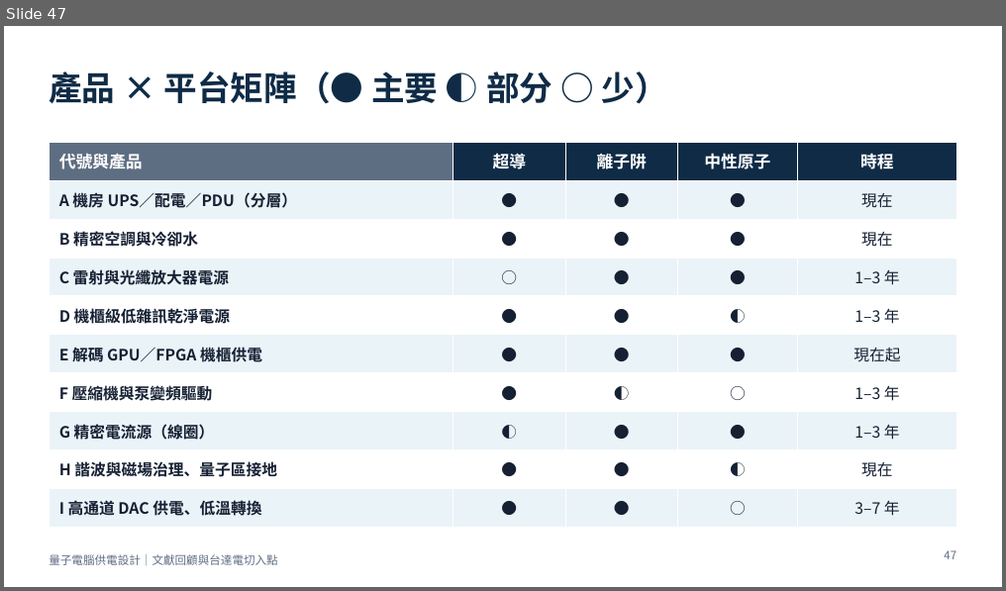
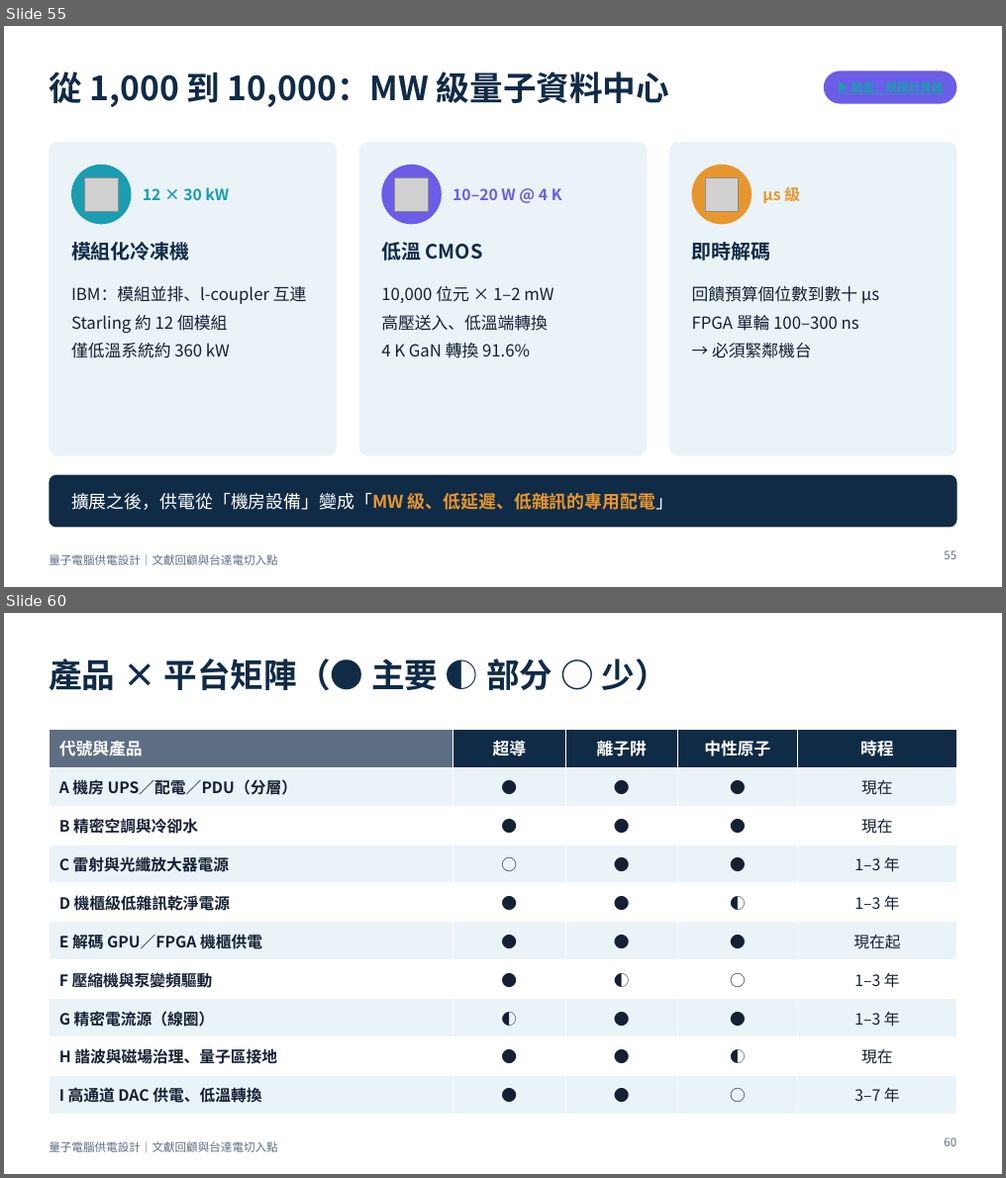
Before and after one commit to pcpcchen-coder/QuantumComputing, a slide deck: slides/output/qc-power-supply-delta.pptx. Shown one above the other, each under a label of ours: slide 47 before the commit, slides 55 and 60 after it; the slides between them are not shown. The pictures are 1006x591 and 1006x1178 pixels, drawn with LibreOffice and Linux fonts; fonts in the diff are those of the drawing; grey boxes stand for pictures. Boxes give left, top, right and bottom in pixels: in the first picture for what was removed or moved away, otherwise in the second. Text is boxed around its words. In the diff, an @@ line names an element or a change of style, - is before the commit and + after.

```diff
--- a/slides/output/qc-power-supply-delta.pptx
+++ b/slides/output/qc-power-supply-delta.pptx
@@ slide 55 added at [4, 26, 1002, 587], background #FFFFFF; not listed: 1 template element that a slide beside it also shows @@
@@ title added at [49, 72, 669, 107], 32 pt, text #0F2B46, bold @@
+從 1,000 到 10,000：MW 級量子資料中心
@@ rounded rectangle added at [824, 71, 957, 104], fill #6C5CE7 @@
@@ rounded rectangle added at [49, 142, 337, 457], fill #EAF3F8 @@
@@ rounded rectangle added at [358, 142, 647, 457], fill #EAF3F8 @@
@@ rounded rectangle added at [669, 142, 957, 457], fill #EAF3F8 @@
@@ ellipse added at [71, 165, 132, 224], fill #1A9DB0 @@
@@ ellipse added at [381, 165, 442, 224], fill #6C5CE7 @@
@@ ellipse added at [692, 165, 751, 224], fill #E8962E @@
@@ picture added at [85, 178, 119, 212] @@
@@ text added at [143, 187, 229, 200], 15 pt, text #1A9DB0, bold @@
+12 × 30 kW
@@ picture added at [395, 178, 429, 212] @@
@@ text added at [452, 188, 562, 200], 15 pt, text #6C5CE7, bold @@
+10–20 W @ 4 K
@@ picture added at [705, 178, 739, 212] @@
@@ text added at [762, 187, 800, 203], 15 pt, text #E8962E, bold @@
+µs 級
@@ text added at [71, 242, 189, 261], 19 pt, text #0F2B46, bold @@
+模組化冷凍機
@@ text added at [381, 242, 483, 261], 19 pt, text #0F2B46, bold @@
+低溫 CMOS
@@ text added at [692, 242, 771, 261], 19 pt, text #0F2B46, bold @@
+即時解碼
@@ text added at [71, 286, 307, 359], 16 pt, text #152033 @@
+IBM：模組並排、l-coupler 互連
+Starling 約 12 個模組
+僅低溫系統約 360 kW
@@ text added at [381, 286, 553, 359], 16 pt, text #152033 @@
+10,000 位元 × 1–2 mW
+高壓送入、低溫端轉換
+4 K GaN 轉換 91.6%
@@ text added at [692, 286, 879, 359], 16 pt, text #152033 @@
+回饋預算個位數到數十 µs
+FPGA 單輪 100–300 ns
+→ 必須緊鄰機台
@@ rounded rectangle added at [49, 475, 957, 528], fill #0F2B46 @@
@@ text added at [71, 493, 673, 510], 17 pt, text #FFFFFF @@
+擴展之後，供電從「機房設備」變成「MW 級、低延遲、低雜訊的專用配電」
@@ page number added at [944, 551, 956, 560], 11 pt, text #5E6E82 @@
+55
@@ what was slide 47 is now slide 60 @@
@@ page number at [944, 1138, 956, 1147]: text changed @@
-47
+60
```
Also in this commit, not shown: 4 slides changed, 12 other slides added, 10 other files.
